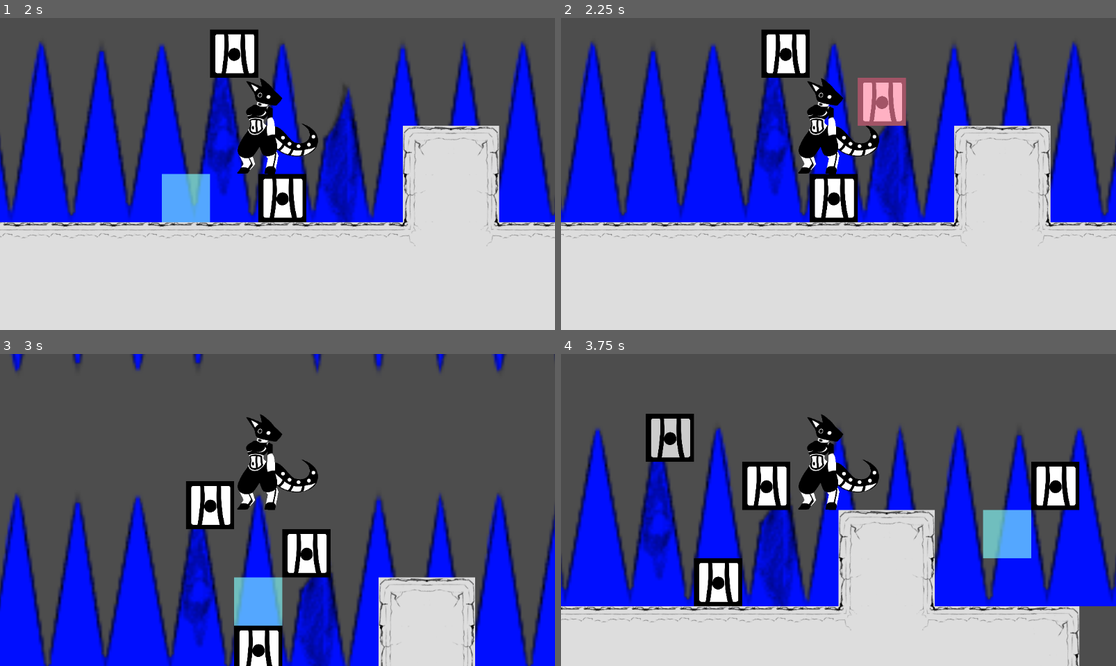
Above: before the commit, frames 1-4 (two rows, left to right).
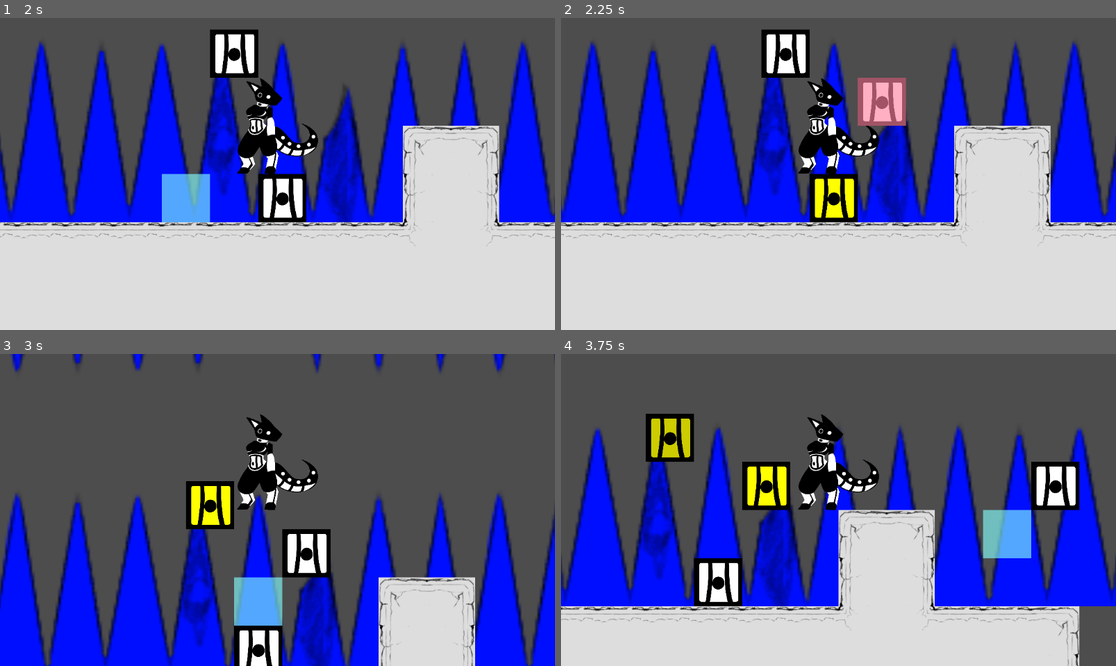
Above: after the commit, the same moments.

Repository: scales-in-git/TeamTime
Game: Godot game, scene res://Scenes/Levels/Debug/DebugLevel.tscn
The game is run twice, just before and just after one commit, with the same random seed, the same clock (stepped at 60 frames per second) and the same inputs. The project has no main scene, so this scene is started directly.
Inputs (mouse positions are in pixels of both pictures, inside the frame that each line leads up to):
- Up to frame 1 (2 s): tap Enter at 0.5 s; move the mouse to (399, 158) at 0.52 s; press the mouse at (399, 158) at 0.53 s; hold D (player_right) 0.53-1.28 s; tap Space (player_jump) at 0.77, 1.52 s; move the mouse to (166, 189) at 1.27 s; release the mouse at (166, 189) at 1.28 s; hold A (player_left) from 1.28 s (still down); click (166, 189) at 1.35 s
- Up to frame 2 (2.25 s): move the mouse to (894, 105) at 2.02 s; release A (player_left) at 2.03 s; press the mouse at (894, 105) at 2.03 s; hold D (player_right) from 2.03 s (still down)
- Up to frame 3 (3 s): keep holding D (player_right); tap Space (player_jump) at 2.75 s; move the mouse to (249, 572) at 2.77 s; release the mouse at (249, 572) at 2.78 s; click (249, 572) at 2.85 s
- Up to frame 4 (3.75 s): tap Space (player_jump) at 3.02 s; move the mouse to (1005, 556) at 3.52 s; release D (player_right) at 3.53 s; press the mouse at (1005, 556) at 3.53 s; hold A (player_left) from 3.53 s (still down)

Frame 1 is identical in both runs. In frame 2, 0.7% of the frame differs, in the area x 45-53%, y 51-65%; in frame 3, 0.6%; in frame 4, 1.3%, in the area x 16-41%, y 20-49%.

Commit message:
Block that will be deleted once a new one is placed will be highlighted

Diff:
--- a/Scenes/Characters/Player/Block/PlacedBlock.gd
+++ b/Scenes/Characters/Player/Block/PlacedBlock.gd
@@ -21,5 +21,5 @@
 	return tween
 
 
-func set_last():
+func highlight_as_last():
 	modulate = Color.YELLOW
--- a/Scenes/Characters/Player/BlockPlaceHelper.gd
+++ b/Scenes/Characters/Player/BlockPlaceHelper.gd
@@ -9,7 +9,7 @@
 @export var max_placeable_blocks: int = 3
 
 # Preload the block scene
-var PlacedBlock := preload("uid://bwp2sn1n0w8v7")
+var _PlacedBlock := preload("uid://bwp2sn1n0w8v7")
 
 const TILE_SIZE = 100
 
@@ -23,7 +23,7 @@
 # Append and pop_front
 func _input(event: InputEvent):
 	if event.is_action_pressed("player_block_place"):
-		var new_block := PlacedBlock.instantiate()
+		var new_block := _PlacedBlock.instantiate()
 		new_block.global_position = block_collision_detector.global_position
 		# Can't be local to player...
 
@@ -35,9 +35,14 @@
 			get_tree().root.get_child(0).add_child(new_block)
 		placed_block_queue.append(new_block)
 
+		# Don't show what will be deleted if player can only place one; they'll know it'll be removed.
+		if placed_block_queue.size() == max_placeable_blocks and max_placeable_blocks > 1:
+			placed_block_queue.front().highlight_as_last()
+
 		if placed_block_queue.size() > max_placeable_blocks:
 			var last_block = placed_block_queue.pop_front()
 			last_block.fancy_delete()
+			placed_block_queue.front().highlight_as_last()
 	pass
 
 func _physics_process(_delta: float) -> void:
